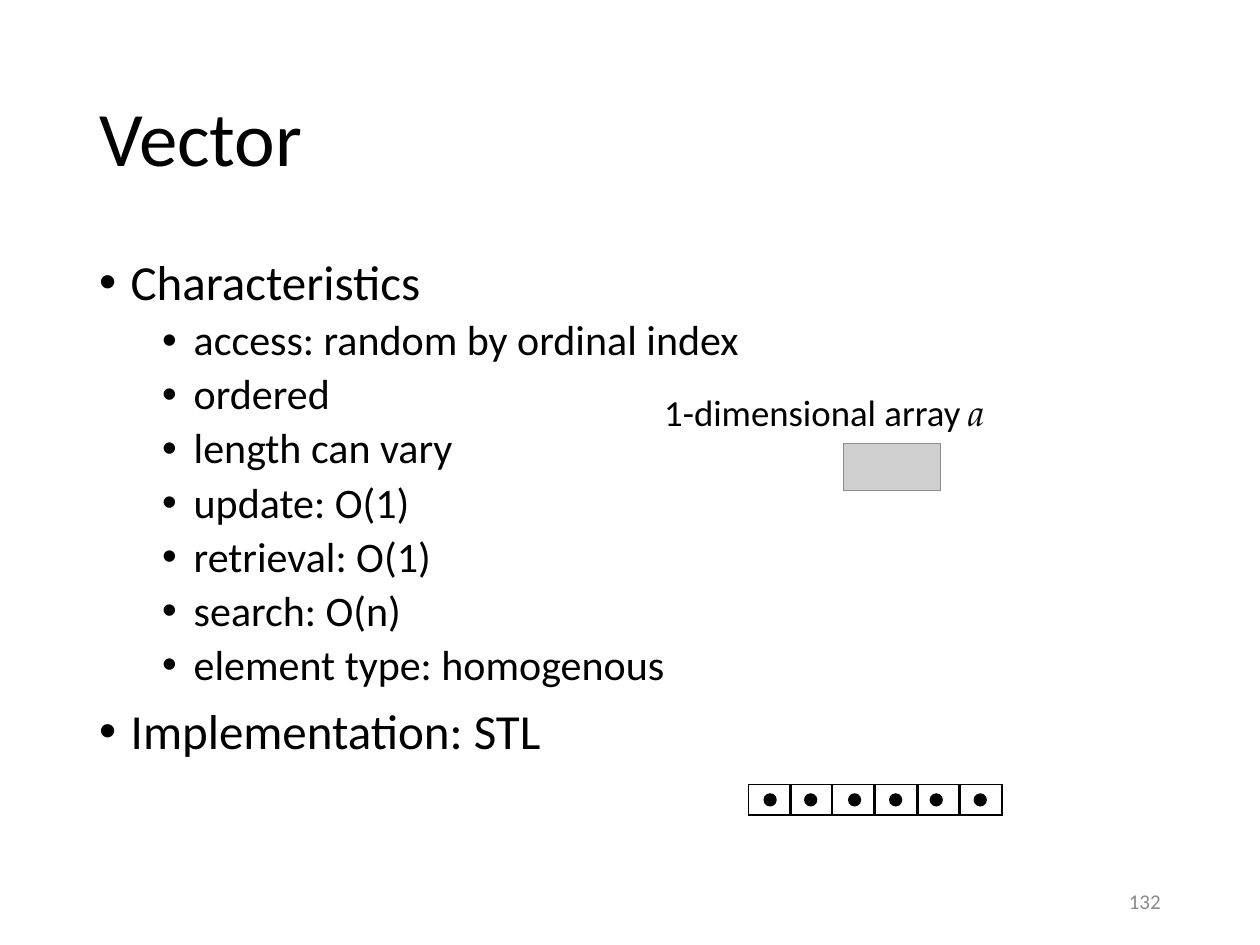
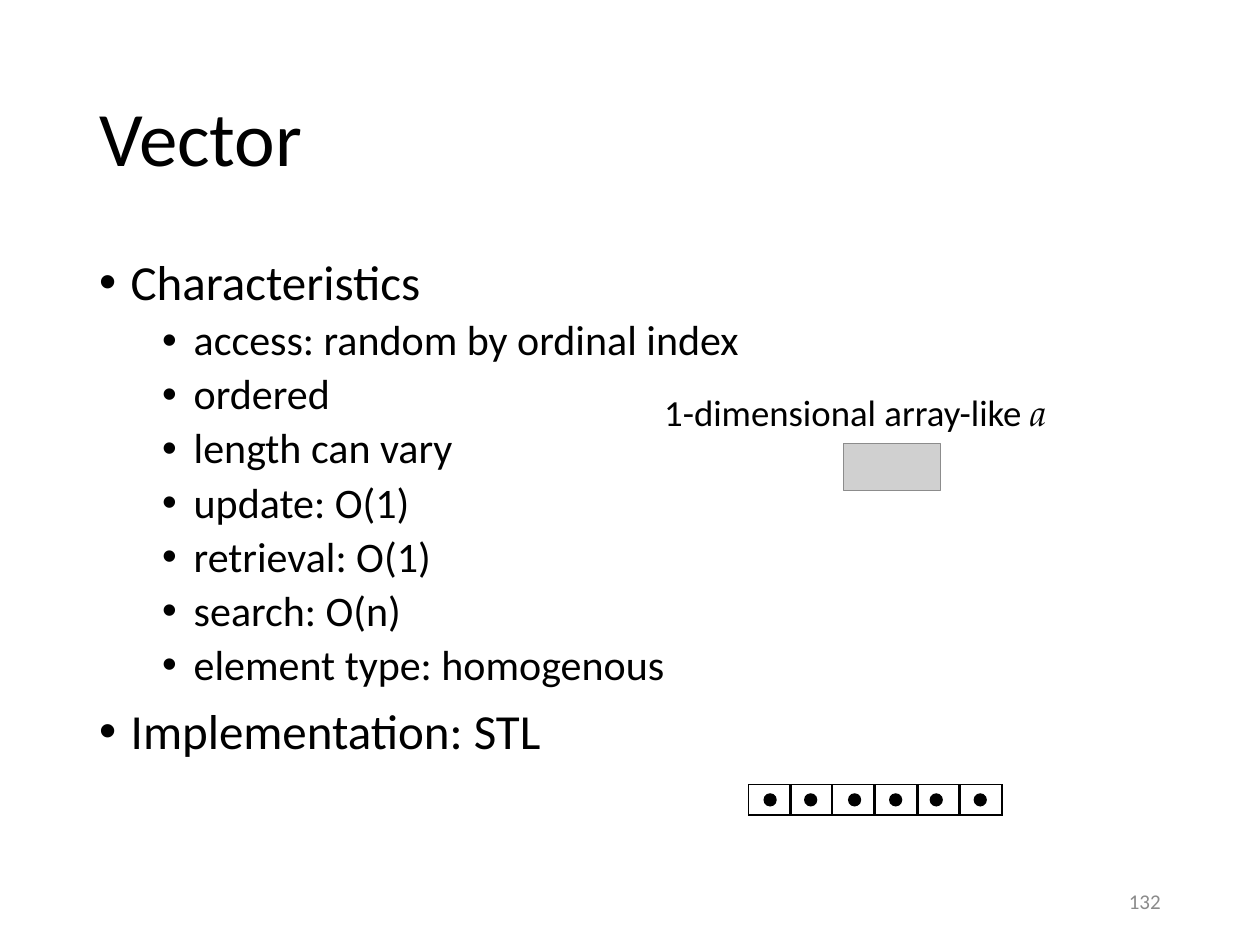
Before and after one commit to gjbex/training-material, a slide deck: slide 132 of CPlusPlus/scientific_cpp.pptx. Drawn at 1260x945 pixels with LibreOffice and Linux fonts; fonts in the diff are those of the drawing; grey boxes stand for pictures. Boxes give left, top, right and bottom in pixels: in the first picture for what was removed or moved away, otherwise in the second. Text is boxed around its words. In the diff, an @@ line names an element or a change of style, - is before the commit and + after.

Commit message:
Fix typos in container section

```diff
--- a/CPlusPlus/scientific_cpp.pptx
+++ b/CPlusPlus/scientific_cpp.pptx
@@ text at [664, 400, 1046, 432]: text changed @@
-1-dimensional array a
+1-dimensional array-like a
```
Also in this commit, not shown: 9 other slides changed.
